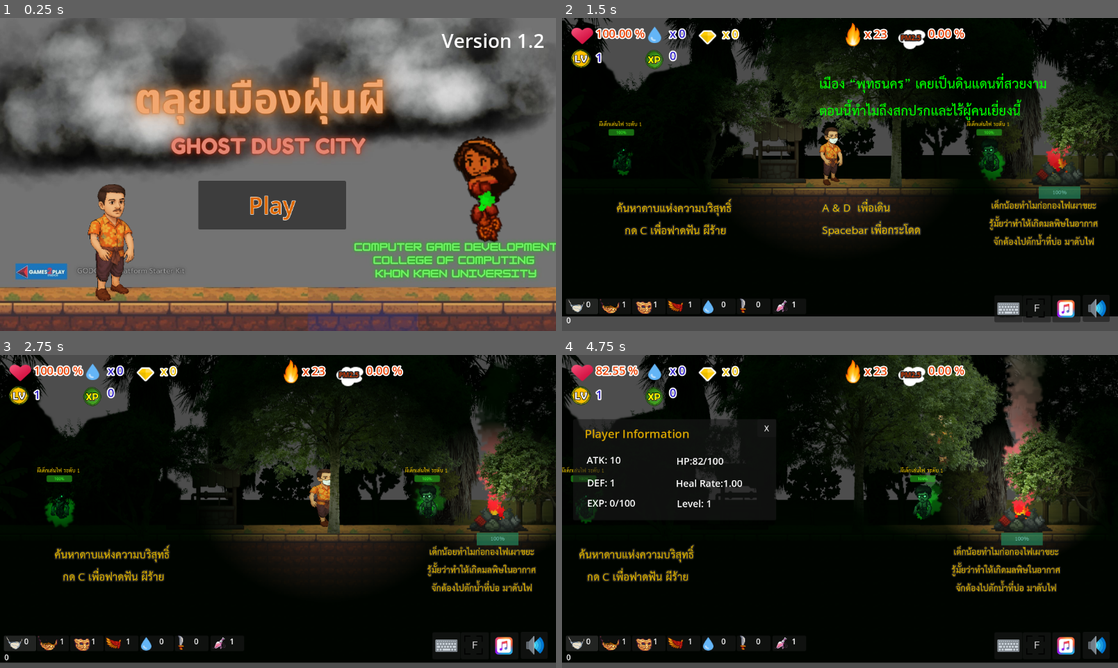
Above: before the commit, frames 1-4 (two rows, left to right).
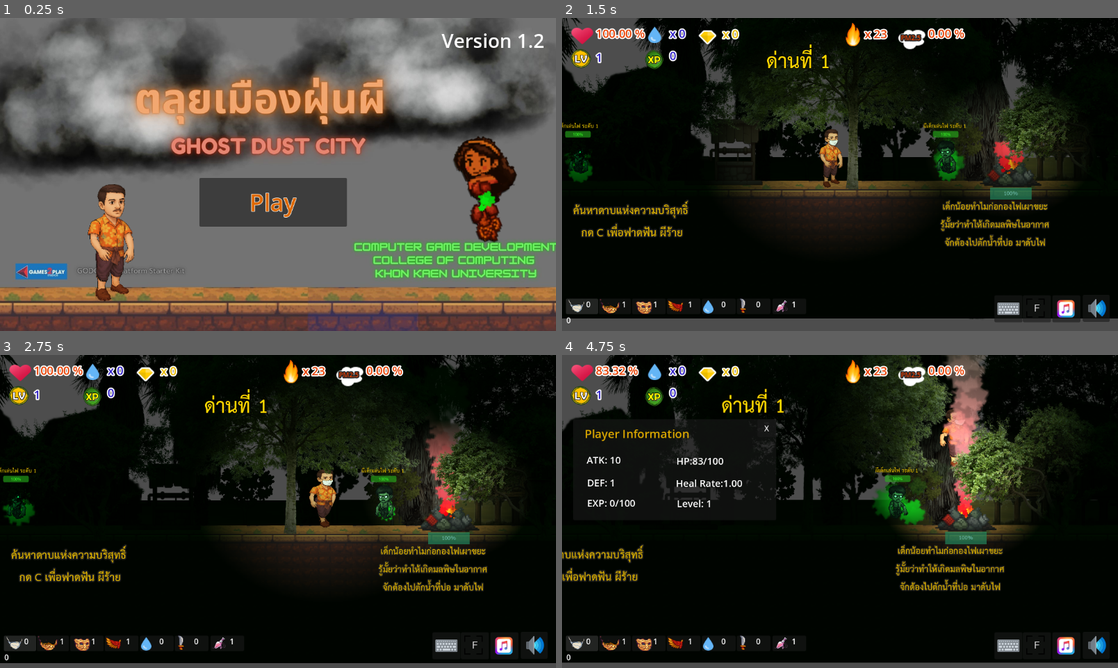
Above: after the commit, the same moments.

Repository: twachi/projectgame2d
Game: Godot game, scene res://Scenes/Levels/Menu.tscn
Two runs of this game, one before a commit and one after it. Both use one fixed random seed, a clock stepped at 60 frames per second and the inputs below.
Inputs:
- Up to frame 1 (0.25 s): no input
- Up to frame 2 (1.5 s): click "Play" at 0.5 s; click "1" at 1.25 s
- Up to frame 3 (2.75 s): hold D (Right) from 2.03 s (still down); tap C (attack) at 2.1 s; tap Space (Jump) at 2.27 s
- Up to frame 4 (4.75 s): tap I (info) at 2.85 s; tap Space (Jump) at 3.02, 4.52 s; release D (Right) at 3.53 s; hold A (Left) 3.53-4.28 s; tap S (sword) at 3.6 s; hold D (Right) from 4.28 s (still down); tap X (water) at 4.35 s

The runs differ from the first frame. In frame 1, 0.9% of the frame differs, in the area x 35-63%, y 51-68%; in frame 2, 24%, in the area x 0-100%, y 0-97%; in frame 3, 21%; in frame 4, 22%.

Commit message:
แก้ปัญหา  next level

Diff:
--- a/Scenes/Levels/Level_01.tscn
+++ b/Scenes/Levels/Level_01.tscn
@@ -297,7 +297,7 @@
 
 [node name="Player" parent="." instance=ExtResource("2_pay8t")]
 z_index = 1
-position = Vector2(110, 393)
+position = Vector2(200, 389)
 
 [node name="Coins" type="Node2D" parent="."]
 
@@ -408,7 +408,8 @@
 
 [node name="Gbfire1" parent="Level/Fires" instance=ExtResource("10_1bssr")]
 z_index = 2
-position = Vector2(580, 446)
+position = Vector2(569, 444)
+metadata/_edit_lock_ = true
 
 [node name="poly6" type="Polygon2D" parent="Level/Fires/Gbfire1"]
 show_behind_parent = true
@@ -624,6 +625,21 @@
 และมันจะกักขังดวงวิญญาณของผู้คนไว้ตลอดกาล"
 horizontal_alignment = 1
 
+[node name="Label" type="Label" parent="TutorialText"]
+z_index = 11
+offset_left = 4.0
+offset_top = 154.0
+offset_right = 256.0
+offset_bottom = 315.0
+theme = ExtResource("13_07uvp")
+theme_override_colors/font_color = Color(1, 0.85098, 0, 1)
+theme_override_colors/font_outline_color = Color(0, 0, 0, 1)
+theme_override_constants/outline_size = 4
+theme_override_font_sizes/font_size = 60
+text = "ด่านที่ 1
+"
+horizontal_alignment = 1
+
 [node name="GameManager" type="Node2D" parent="."]
 script = ExtResource("4_vgfkr")
 
@@ -639,6 +655,7 @@
 
 [node name="Well2" parent="." instance=ExtResource("18_s0ca6")]
 position = Vector2(3379, 163)
+metadata/_edit_lock_ = true
 
 [node name="Monster" type="Node2D" parent="."]
 
@@ -670,7 +687,7 @@
 
 [node name="Monster3" parent="Monster" instance=ExtResource("20_07uvp")]
 modulate = Color(1, 0.054902, 0.0392157, 1)
-position = Vector2(5354, -77)
+position = Vector2(4547, -46)
 scale = Vector2(1.2, 1.2)
 speed = 150
 hp = 400
@@ -680,7 +697,7 @@
 visible_range = 800
 
 [node name="Monster2" parent="Monster" instance=ExtResource("20_07uvp")]
-position = Vector2(1907, 295)
+position = Vector2(934, 427)
 scale = Vector2(0.5, 0.5)
 speed = 50
 maxhp = 50
@@ -959,3 +976,4 @@
 use_parent_material = true
 position = Vector2(734, 324)
 texture = ExtResource("6_lg4gj")
+metadata/_edit_lock_ = true
--- a/Scenes/Levels/Level_02.tscn
+++ b/Scenes/Levels/Level_02.tscn
@@ -608,6 +608,21 @@
 text = "ทางออกอยู่ด้านซ้ายมือ"
 horizontal_alignment = 1
 
+[node name="Label" type="Label" parent="TutorialText"]
+z_index = 11
+offset_left = 4.0
+offset_top = 154.0
+offset_right = 256.0
+offset_bottom = 315.0
+theme = ExtResource("16_vln1t")
+theme_override_colors/font_color = Color(1, 0.85098, 0, 1)
+theme_override_colors/font_outline_color = Color(0, 0, 0, 1)
+theme_override_constants/outline_size = 4
+theme_override_font_sizes/font_size = 60
+text = "ด่านที่ 2
+"
+horizontal_alignment = 1
+
 [node name="GameManager" type="Node2D" parent="."]
 script = ExtResource("4_ndpt4")
 
--- a/Scenes/Levels/Level_03.tscn
+++ b/Scenes/Levels/Level_03.tscn
@@ -692,6 +692,21 @@
 position = Vector2(249, 423)
 text = "หากใส่หน้ากากนี้ จักสามารถป้องกันอากาศพิษได้ "
 
+[node name="Label" type="Label" parent="TutorialText"]
+z_index = 11
+offset_left = -232.0
+offset_top = 212.0
+offset_right = 20.0
+offset_bottom = 373.0
+theme = ExtResource("16_6wex4")
+theme_override_colors/font_color = Color(1, 0.85098, 0, 1)
+theme_override_colors/font_outline_color = Color(0, 0, 0, 1)
+theme_override_constants/outline_size = 4
+theme_override_font_sizes/font_size = 60
+text = "ด่านที่ 3
+"
+horizontal_alignment = 1
+
 [node name="GameManager" type="Node2D" parent="."]
 script = ExtResource("18_hyfak")
 
--- a/Scenes/Levels/Menu.tscn
+++ b/Scenes/Levels/Menu.tscn
@@ -39,10 +39,10 @@
 anchor_top = 0.5
 anchor_right = 0.5
 anchor_bottom = 0.5
-offset_left = -165.0
-offset_top = -311.0
-offset_right = 141.0
-offset_bottom = -210.0
+offset_left = -163.0
+offset_top = -317.0
+offset_right = 143.0
+offset_bottom = -216.0
 grow_horizontal = 2
 grow_vertical = 2
 size_flags_horizontal = 4
@@ -51,6 +51,26 @@
 theme_override_constants/outline_size = 4
 theme_override_font_sizes/font_size = 48
 text = "Play"
+
+[node name="ButtonContinue" type="Button" parent="CanvasLayer/Control"]
+layout_mode = 1
+anchors_preset = 8
+anchor_left = 0.5
+anchor_top = 0.5
+anchor_right = 0.5
+anchor_bottom = 0.5
+offset_left = -163.0
+offset_top = -202.0
+offset_right = 143.0
+offset_bottom = -101.0
+grow_horizontal = 2
+grow_vertical = 2
+size_flags_horizontal = 4
+theme_override_colors/font_outline_color = Color(0.988235, 1, 1, 1)
+theme_override_colors/font_color = Color(0.866667, 0.403922, 0, 1)
+theme_override_constants/outline_size = 4
+theme_override_font_sizes/font_size = 48
+text = "Continue"
 
 [node name="Rig" parent="CanvasLayer/Control" instance=ExtResource("4_b1fqg")]
 position = Vector2(439, -178)
@@ -101,9 +121,10 @@
 scale = Vector2(1, 1)
 
 [node name="ArmL2" parent="CanvasLayer/PlayerHDRig/Skeleton2D/Hip/Chest/ArmL" index="1"]
-scale = Vector2(0.999996, 0.999996)
+scale = Vector2(0.999995, 0.999995)
 
 [connection signal="pressed" from="CanvasLayer/Control/Button" to="." method="_on_button_pressed"]
+[connection signal="pressed" from="CanvasLayer/Control/ButtonContinue" to="." method="_on_button_continue_pressed"]
 
 [editable path="CanvasLayer/Control/Rig"]
 [editable path="CanvasLayer/PlayerHDRig"]
--- a/Scenes/Levels/level.gd
+++ b/Scenes/Levels/level.gd
@@ -3,6 +3,10 @@
 func _ready() -> void:
 	$CanvasModulate.visible = true
 	$UserInterface.visible = true
+	AudioManager.music.stop()
+	AudioManager.horror_music.play()
+	GameManager.save_game()
+
 
 func _process(delta: float) -> void:
 	if GameManager.fire_count <=0:
--- a/Scenes/Levels/menu.gd
+++ b/Scenes/Levels/menu.gd
@@ -5,6 +5,7 @@
 @onready var rig: Node2D = $CanvasLayer/Control/Rig
 var x1=150
 var x2=1000
+@onready var button_continue: Button = $CanvasLayer/Control/ButtonContinue
 
 func _on_button_pressed() -> void:
 	AudioManager.music.stop()
@@ -17,6 +18,7 @@
 	pos = rig.position
 	x2 = pos.x
 	rig.scale = Vector2(1,1)
+	button_continue.visible = GameManager.current_level != ""
 
 func _process(delta: float) -> void:
 	pos += speed
@@ -27,3 +29,8 @@
 		speed.x = -1
 		rig.scale.x=1
 	rig.position = pos
+
+
+
+func _on_button_continue_pressed() -> void:
+	get_tree().change_scene_to_file(GameManager.current_level)
--- a/Scenes/Managers/user_interface.tscn
+++ b/Scenes/Managers/user_interface.tscn
@@ -585,6 +585,7 @@
 text = "EXP = "
 
 [node name="LvLabel" type="Label" parent="PanelInfo"]
+layout_mode = 0
 offset_left = 215.0
 offset_top = 160.0
 offset_right = 397.0
@@ -593,6 +594,7 @@
 text = "Level = "
 
 [node name="HPLabel" type="Label" parent="PanelInfo"]
+layout_mode = 0
 offset_left = 214.0
 offset_top = 72.0
 offset_right = 396.0
@@ -601,6 +603,7 @@
 text = "HP = "
 
 [node name="RateLabel" type="Label" parent="PanelInfo"]
+layout_mode = 0
 offset_left = 213.0
 offset_top = 118.0
 offset_right = 395.0
--- a/Scripts/GameManager.gd
+++ b/Scripts/GameManager.gd
@@ -31,7 +31,26 @@
 var drop_items : Array[PackedScene] =[]
 var player_scene = null
 
+var current_level: String = ""  # ค่าเริ่มต้น (ด่านแรก)
+var save_path := "user://save_game.save"
+
+func save_game():
+	current_level = get_tree().current_scene.scene_file_path
+	var file = FileAccess.open(save_path, FileAccess.WRITE)
+	if file:
+		file.store_var(current_level)   # เก็บ path ของ scene ที่เล่นอยู่
+		file.close()
+		print("Saved level:", current_level)
+
+func load_game():
+	if FileAccess.file_exists(save_path):
+		var file = FileAccess.open(save_path, FileAccess.READ)
+		current_level = file.get_var()
+		file.close()
+		print("Loaded level:", current_level)
+
 func _ready() -> void:
+	GameManager.load_game()
 	drop_items.push_back( preload("res://Scenes/Prefabs/wing.tscn"))
 	drop_items.push_back( preload("res://Scenes/Prefabs/mask.tscn"))
 	drop_items.push_back( preload("res://Scenes/Prefabs/sword.tscn"))
--- a/Scripts/LevelFinishDoor.gd
+++ b/Scripts/LevelFinishDoor.gd
@@ -2,15 +2,14 @@
 
 # Define the next scene to load in the inspector
 @export var next_scene : PackedScene
-@export_file var next_scenefile = ""
+@export_file var next_scenefile : String = ""
 @export_multiline var text = "ต้องตักน้ำไปดับไฟ และ กำจัดผีร้ายทั้งหมด\nจึงจะสามารถผ่านประตูได้"
 
-func _ready() -> void:
-	if next_scene == null && next_scenefile != "":
-		next_scene = load(next_scenefile).instantiate() as PackedScene
 # Load next level scene when player collide with level finish door.
 func _on_body_entered(body):
 	if GameManager.fire_count <=0 and GameManager.smoke_level == 0 and body.is_in_group("Player"):
+		if next_scenefile != "":
+			next_scene = load(next_scenefile)
 		get_tree().call_group("Player", "death_tween") # death_tween is called here just to give the feeling of player entering the door.
 		AudioManager.level_complete_sfx.play()
 		GameManager.player_hp = GameManager.player_maxhp
Not shown, changed: docs/index2.html
Not shown, changed: docs/index2.pck
